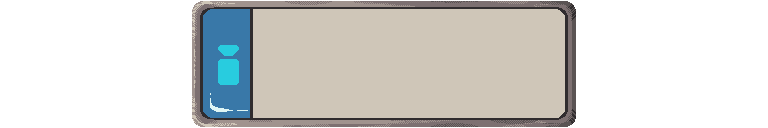
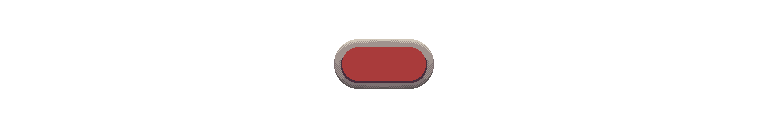
Layer changes from the first 768 x 128 image to the second:
added group "Caller Room ID" with 11 layers above "Call Log Individual Asset" over [192, 1, 576, 127]
added group "V2" (1st of 2, in "Caller Room ID") with 4 layers in group "Caller Room ID" over [334, 39, 434, 89]
added layer "Button" (1st of 2, in "Caller Room ID" › "V2") in group "V2" over [342, 47, 426, 81]
added layer "Shadow" (1st of 2, in "Caller Room ID" › "V2") in group "V2" over [341, 49, 427, 83]
added layer "Details" (1st of 9, in "Caller Room ID" › "V2") in group "V2" over [334, 39, 434, 89]
added layer "Frame" (1st of 6, in "Caller Room ID" › "V2") in group "V2" over [334, 39, 434, 89]
hid group "Call Log" (12 layers) over [192, 1, 576, 127]
